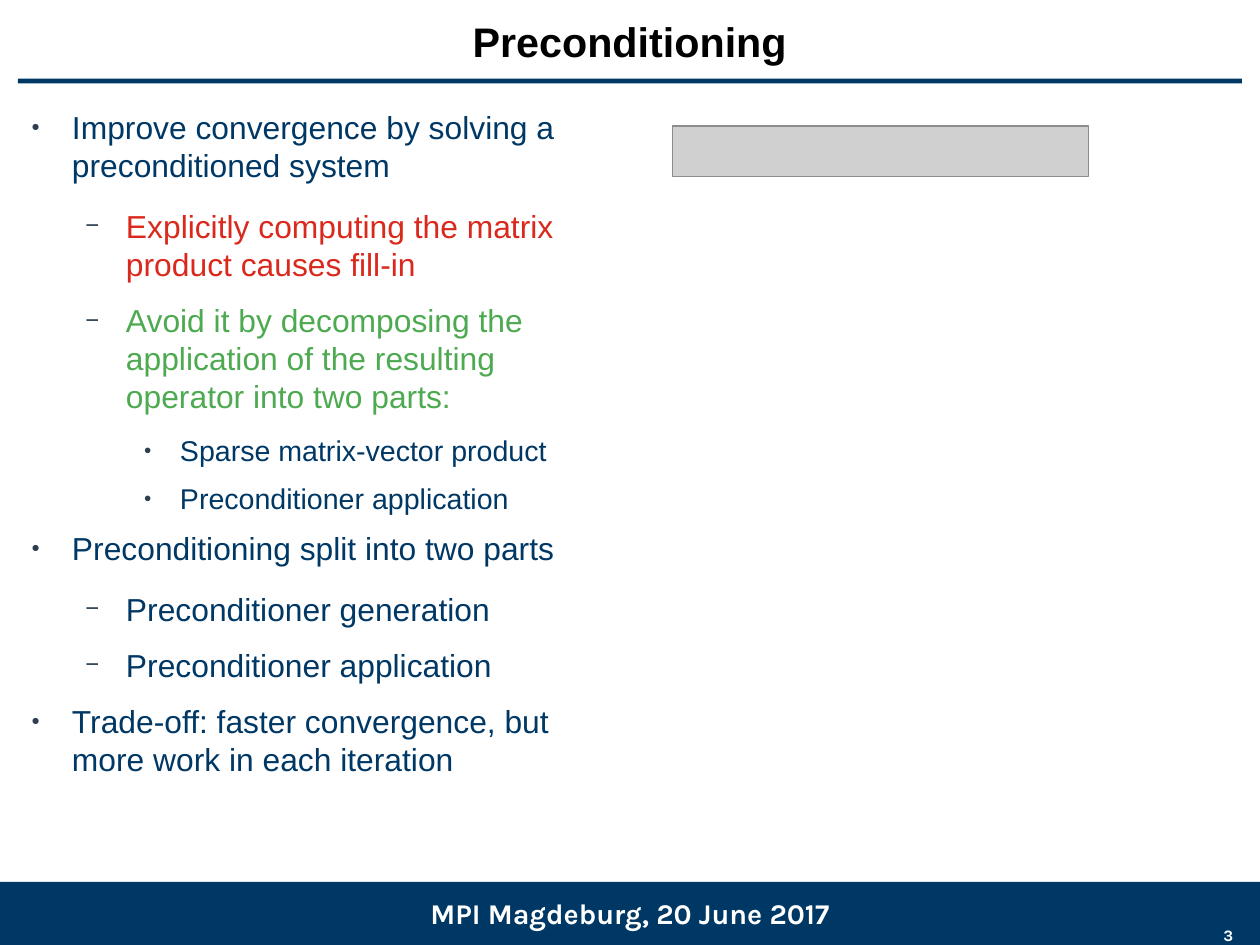
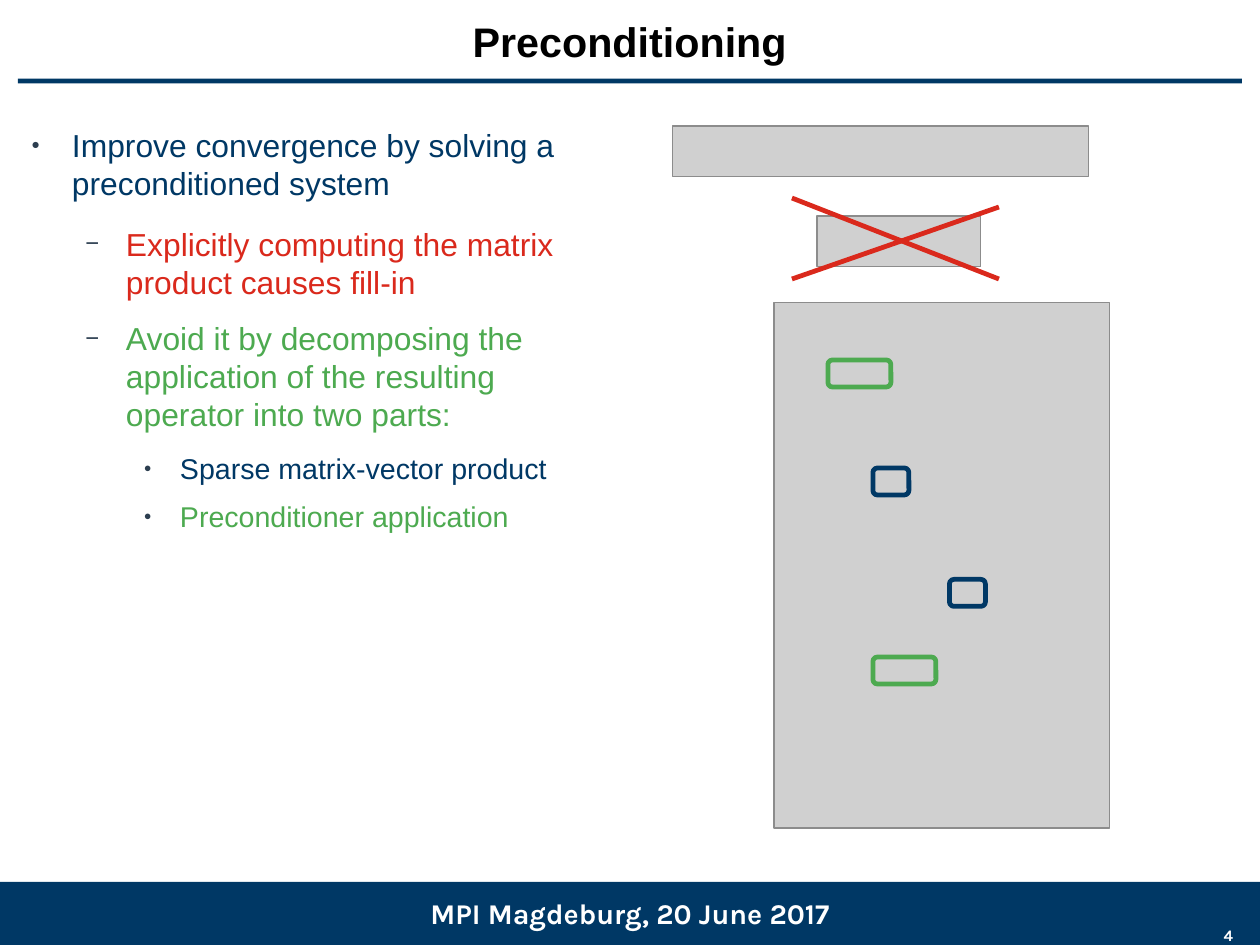
Before and after one commit to gflegar/talks, a slide deck: slide 4 of mpi_magdeburg_2017_06/slides.odp (slide 3 before the commit). Drawn at 1260x945 pixels with LibreOffice and Linux fonts; fonts in the diff are those of the drawing; grey boxes stand for pictures; background and template pictures are left out. Boxes give left, top, right and bottom in pixels: in the first picture for what was removed or moved away, otherwise in the second. Text is boxed around its words. In the diff, an @@ line names an element or a change of style, - is before the commit and + after.

Commit message:
Finish text for MPI

```diff
--- a/mpi_magdeburg_2017_06/slides.odp
+++ b/mpi_magdeburg_2017_06/slides.odp
@@ text "Improve convergence by solving a ...": place and size @@
-text "Improve convergence by solving a ..." at (72,116,554,772)
+text "Improve convergence by solving a ..." at (72,134,554,533)
@@ line added from (999, 207) to (792, 279), #DA291C 3 pt @@
@@ line added from (792, 198) to (999, 279), #DA291C 3 pt @@
@@ picture added at (818,216,981,266) @@
@@ picture added at (774,303,1109,829) @@
@@ rounded rectangle added at (828,360,891,388), outline #4DAA50 3 pt @@
@@ rounded rectangle added at (874,468,909,495), outline #003865 3 pt @@
@@ text at (180,506,509,533): text colour #003865 to #4DAA50 in "Preconditioner application" @@
@@ text at (72,537,554,772): paragraphs removed @@
-● Preconditioning split into two parts
-  − Preconditioner generation
-  − Preconditioner application
-● Trade-off: faster convergence, but more work in each iteration
@@ rounded rectangle added at (950,580,986,607), outline #003865 3 pt @@
@@ rounded rectangle added at (874,657,936,685), outline #4DAA50 3 pt @@
@@ page number at (1224,930,1233,941): text changed @@
-3
+4
```
Also in this commit, not shown: 13 other slides changed, 3 slides added, 2 slides removed.
